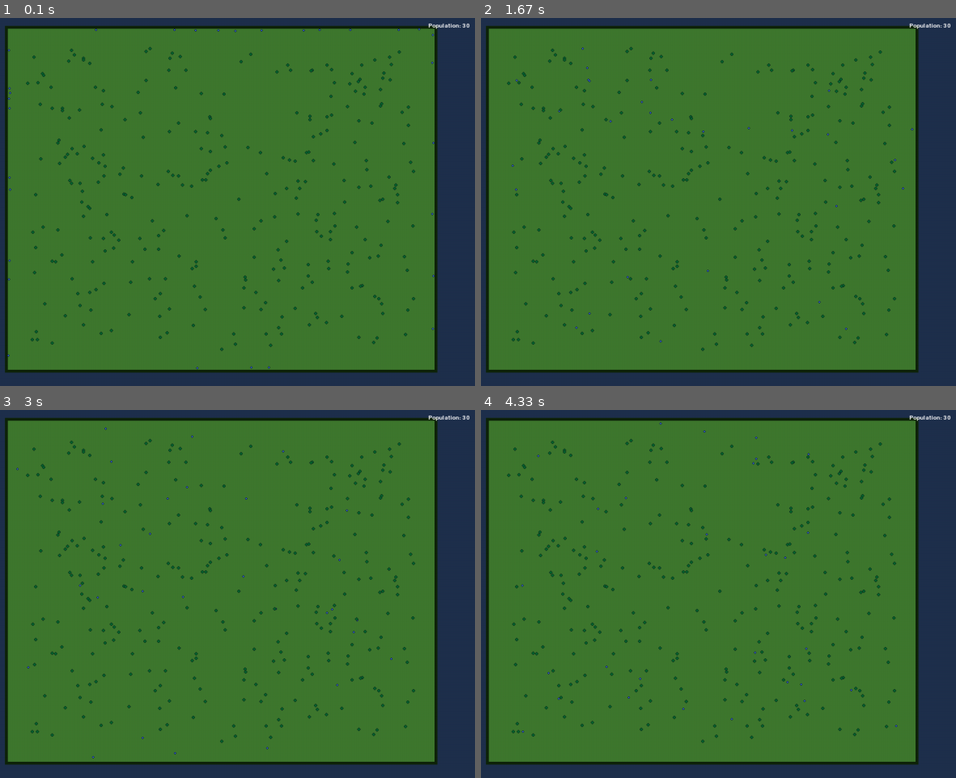
Above: before the commit, frames 1-4 (two rows, left to right).
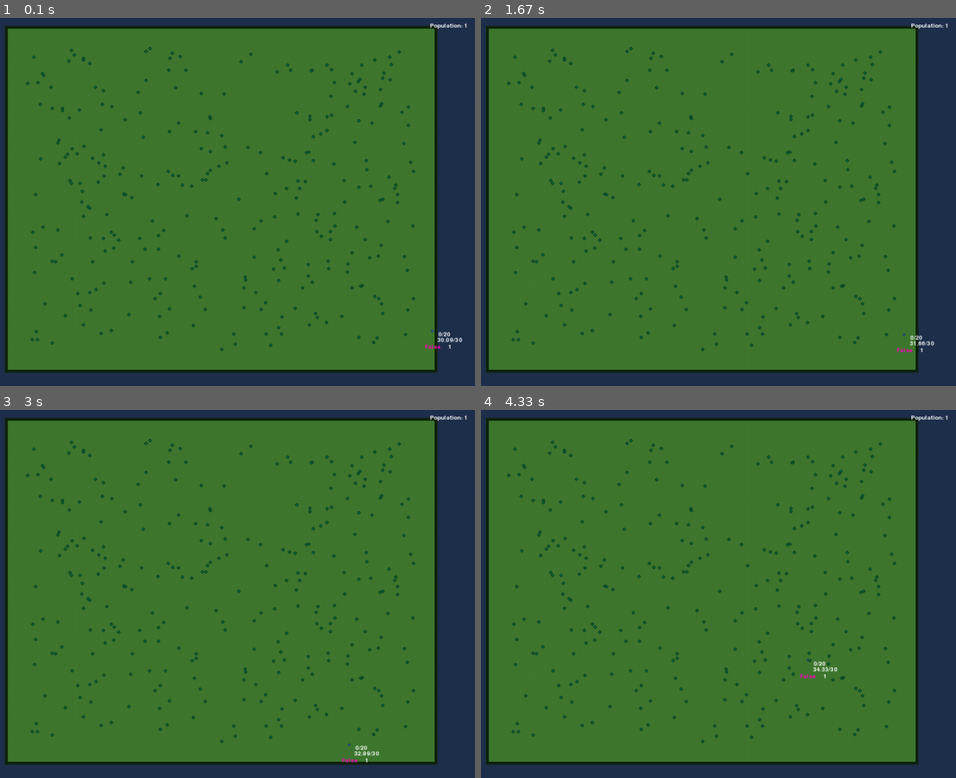
Above: after the commit, the same moments.

Repository: Quartef12345/Natural-Selection-Simulation
Game: pygame game, started from main.py
Same seed, same stepped clock (60 frames per second), same inputs: the game is played once before the commit and once after it.
Inputs:
- Up to frame 1 (0.1 s): no input
- Up to frame 2 (1.67 s): no input
- Up to frame 3 (3 s): no input
- Up to frame 4 (4.33 s): no input

The runs differ from the first frame. In frame 1, 0.3% of the frame differs, in the area x 1-99%, y 1-96%; in frame 2, 0.3%; in frame 3, 0.3%; in frame 4, 0.3%.

Commit message:
Fertility Utility

Diff:
--- a/render.py
+++ b/render.py
@@ -112,3 +112,8 @@
                 refractory_surface = refractory_text.get_rect()
                 refractory_surface.center = (bin.position[0] + grid[0] + state.BIN_RADIUS * 15, bin.position[1] + grid[1] + state.BIN_RADIUS * 8)
                 surface.blit(refractory_text, refractory_surface)
+
+                fertility_text = grid_font.render(f"{bin.fertility}", True, "#FFFFFF")
+                fertility_surface = fertility_text.get_rect()
+                fertility_surface.center = (bin.position[0] + grid[0] + state.BIN_RADIUS * 15, bin.position[1] + grid[1] + state.BIN_RADIUS * 14)
+                surface.blit(fertility_text, fertility_surface)
--- a/state.py
+++ b/state.py
@@ -18,7 +18,7 @@
 RENDER_RAW_ENERGY = False
 RENDER_NAMES = False
 RENDER_AGE = False
-RENDER_HORMONES = False
+RENDER_HORMONES = True
 
 #bush constants
 BUSH_RADIUS = 3
@@ -90,4 +90,4 @@
 
 #Simulation Constants
 BUSH_AMOUNT = 300
-STARTING_BIN_AMOUNT = 30
+STARTING_BIN_AMOUNT = 1
